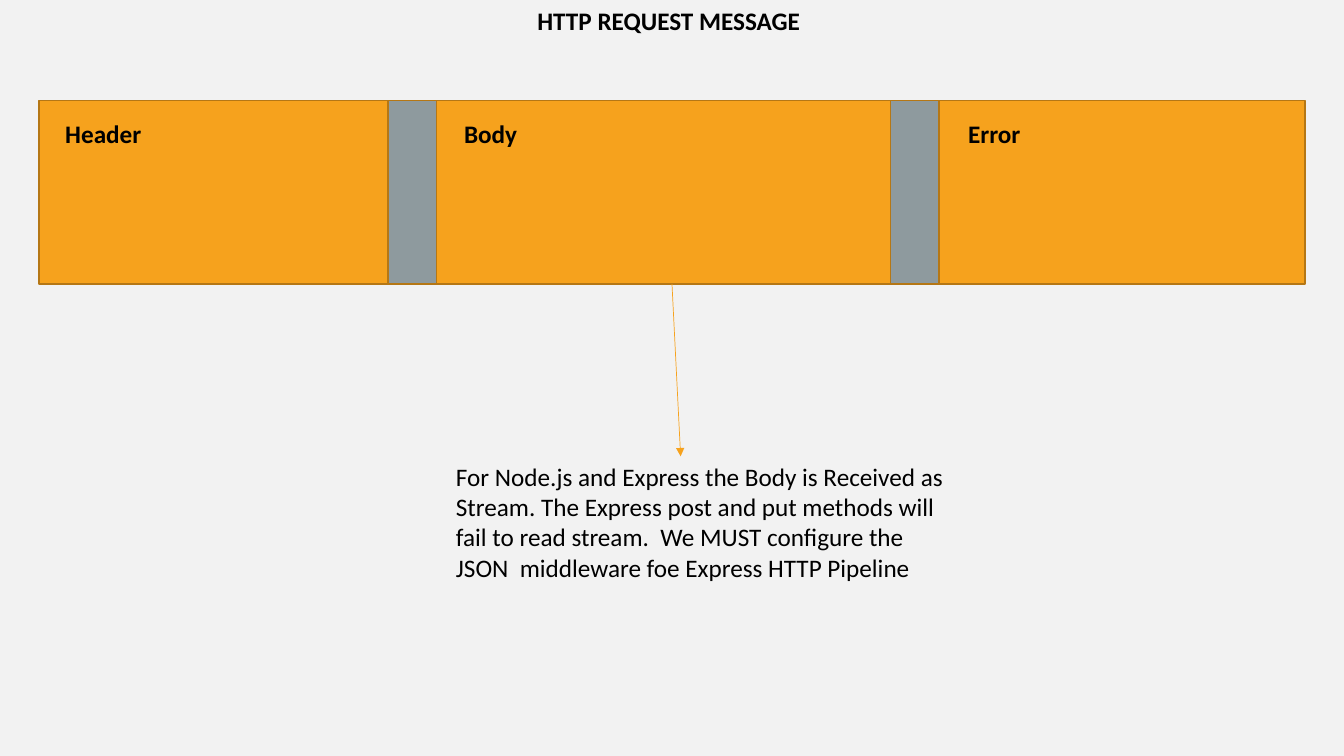
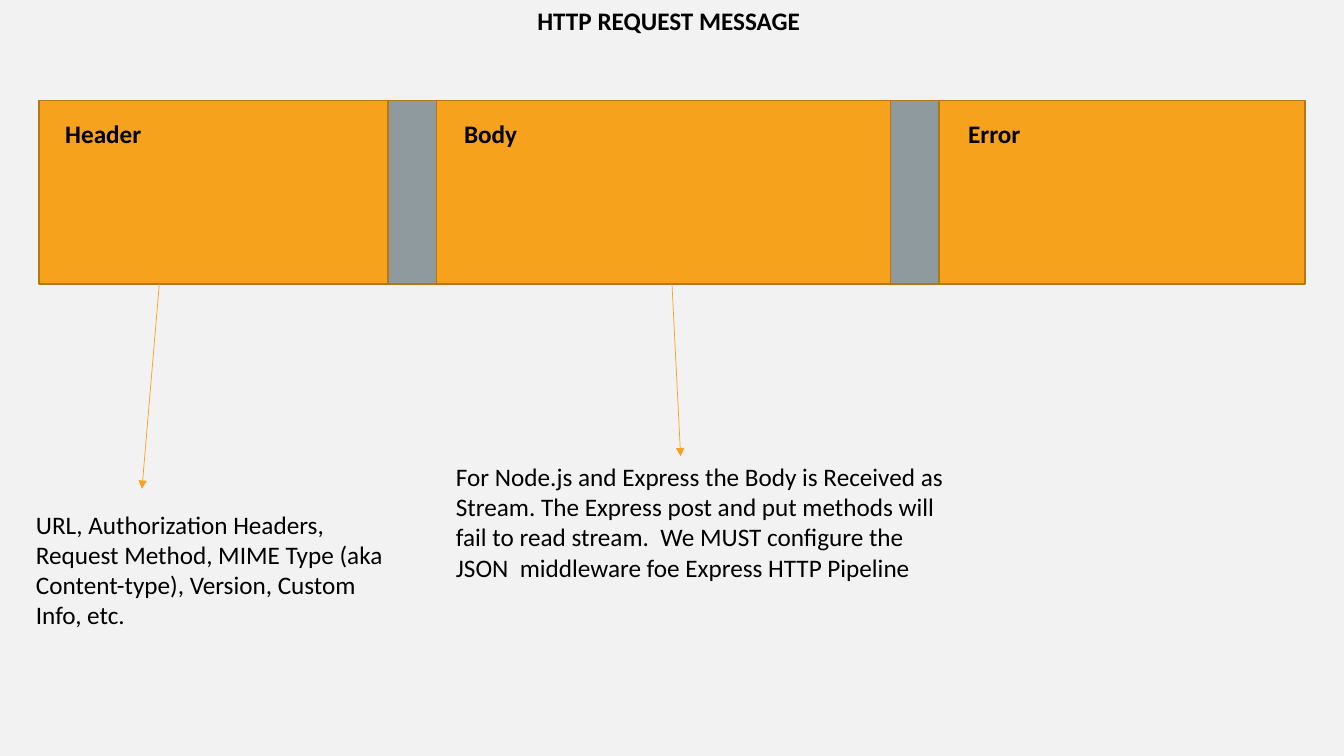
Before and after one commit to Vanshika3003/blazeclan_training, a slide deck: slide 12 of training_images.pptx. Drawn at 1344x756 pixels with LibreOffice and Linux fonts; fonts in the diff are those of the drawing. Boxes give left, top, right and bottom in pixels: in the first picture for what was removed or moved away, otherwise in the second. Text is boxed around its words. In the diff, an @@ line names an element or a change of style, - is before the commit and + after.

```diff
--- a/training_images.pptx
+++ b/training_images.pptx
@@ arrow added from (159, 284) to (142, 489), #F6A21D 0.5 pt @@
@@ text added at (36,516,383,627), 18 pt, text #000000 @@
+URL, Authorization Headers, Request Method, MIME Type (aka Content-type), Version, Custom Info, etc.
```
Also in this commit, not shown: 8 other files.
